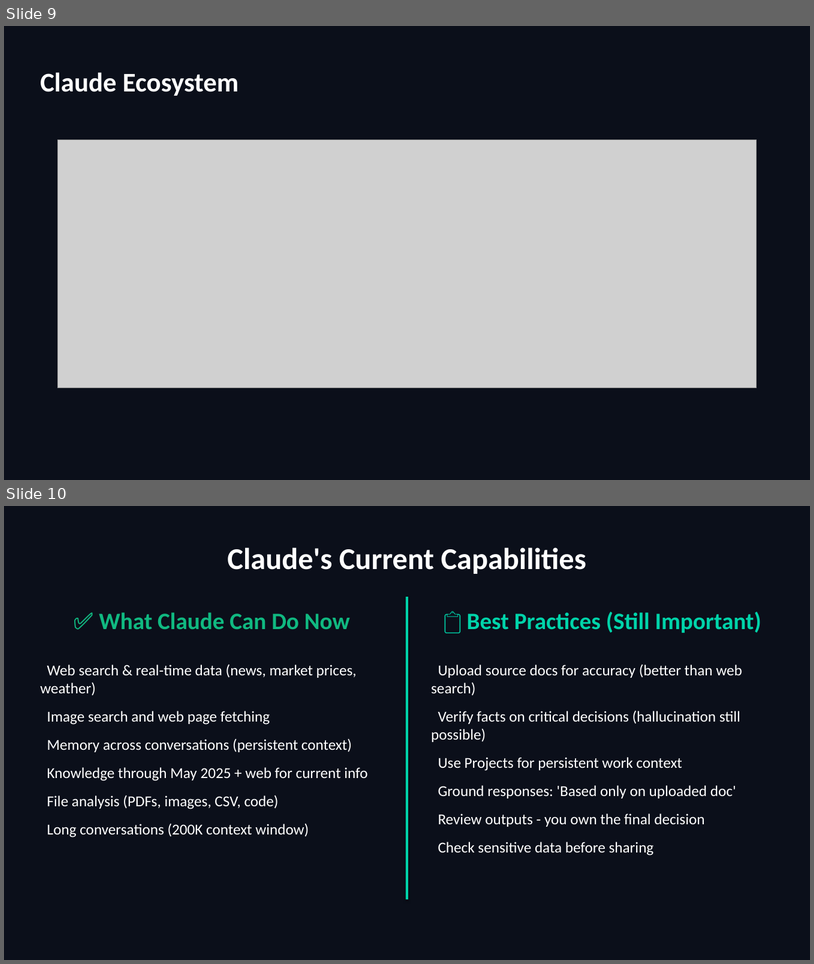
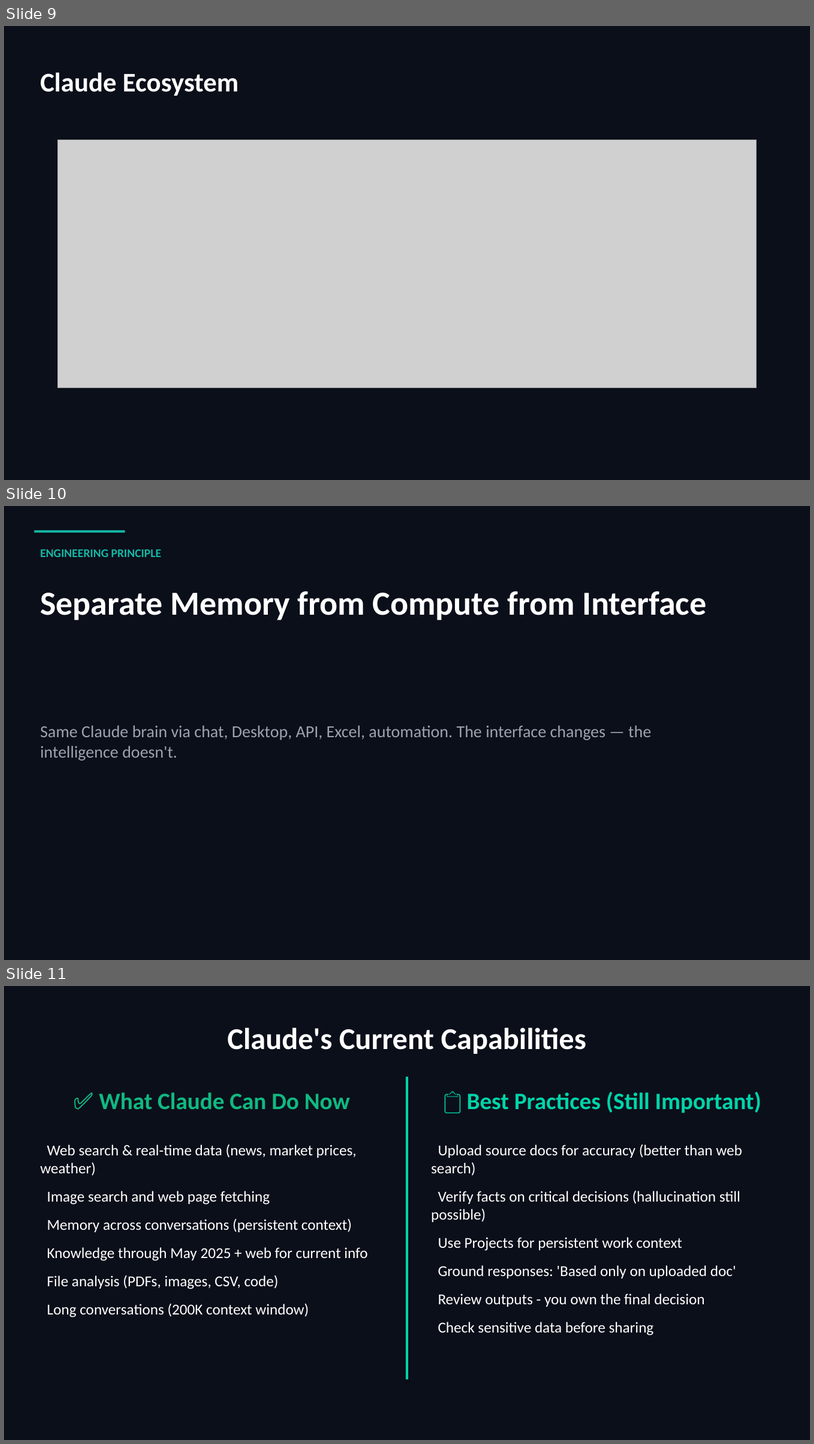
Before and after one commit to scottrhay/AIA-ClaudeCopilot, a slide deck: slides/Day1_Claude_for_Business.pptx. Shown one above the other, each under a label of ours: slides 9 and 10 before the commit, slides 9, 10 and 11 after it. The pictures are 814x964 and 814x1444 pixels, drawn with LibreOffice and Linux fonts; fonts in the diff are those of the drawing; grey boxes stand for pictures. Boxes give left, top, right and bottom in pixels: in the first picture for what was removed or moved away, otherwise in the second. Text is boxed around its words. In the diff, an @@ line names an element or a change of style, - is before the commit and + after.

Commit message:
Integrate 12 engineering principles from Second Brain methodology into all 3 decks
Day 1 (86 slides): 4 principles woven into business user flow
Day 2 (88 slides): 4 principles woven into fundamentals flow
Day 3 (86 slides): 4 principles woven into advanced flow

Source: Nate B Jones - Why 2026 Is the Year to Build a Second Brain
Each principle includes concept + demo tie-in + lab tie-in (~60 min/day)

```diff
--- a/slides/Day1_Claude_for_Business.pptx
+++ b/slides/Day1_Claude_for_Business.pptx
@@ slide 10 added at bbox=[4, 506, 810, 960], background #0B0F1A @@
@@ rectangle added at bbox=[34, 530, 125, 532], fill #14B8A6 @@
@@ text added at bbox=[40, 549, 162, 557], 14 pt, text #14B8A6, bold @@
+ENGINEERING PRINCIPLE
@@ text added at bbox=[40, 591, 707, 620], 40 pt, text #FFFFFF, bold @@
+Separate Memory from Compute from Interface
@@ text added at bbox=[40, 725, 651, 760], 20 pt, text #9CA3AF @@
+Same Claude brain via chat, Desktop, API, Excel, automation. The interface changes — the intelligence doesn't.
@@ what was slide 10 is now slide 11 @@
```
Also in this commit, not shown: 3 other slides added.
